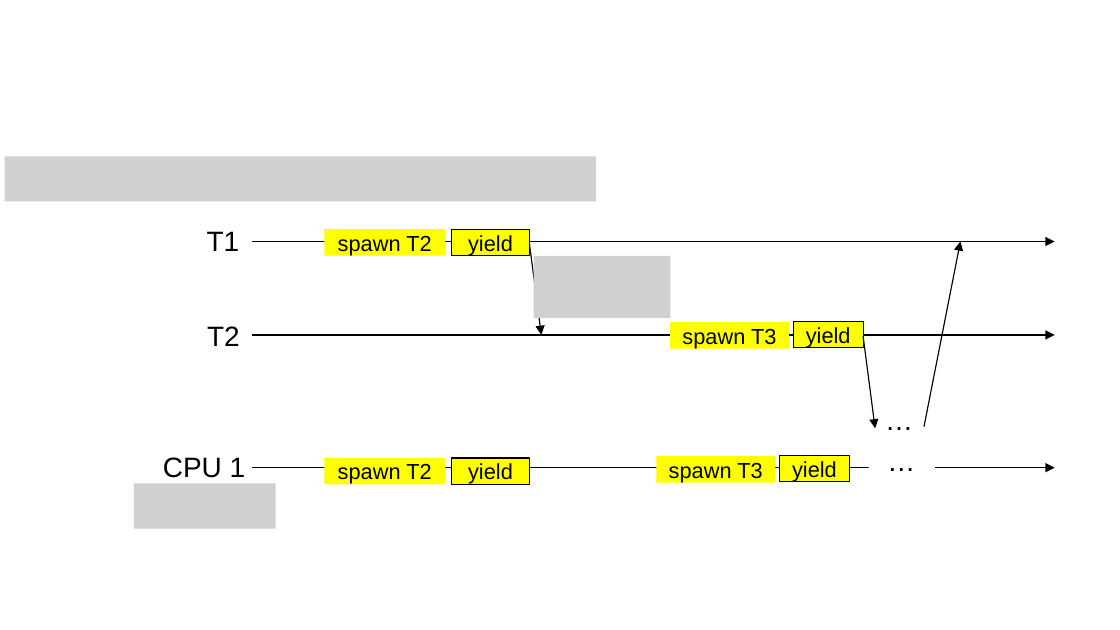
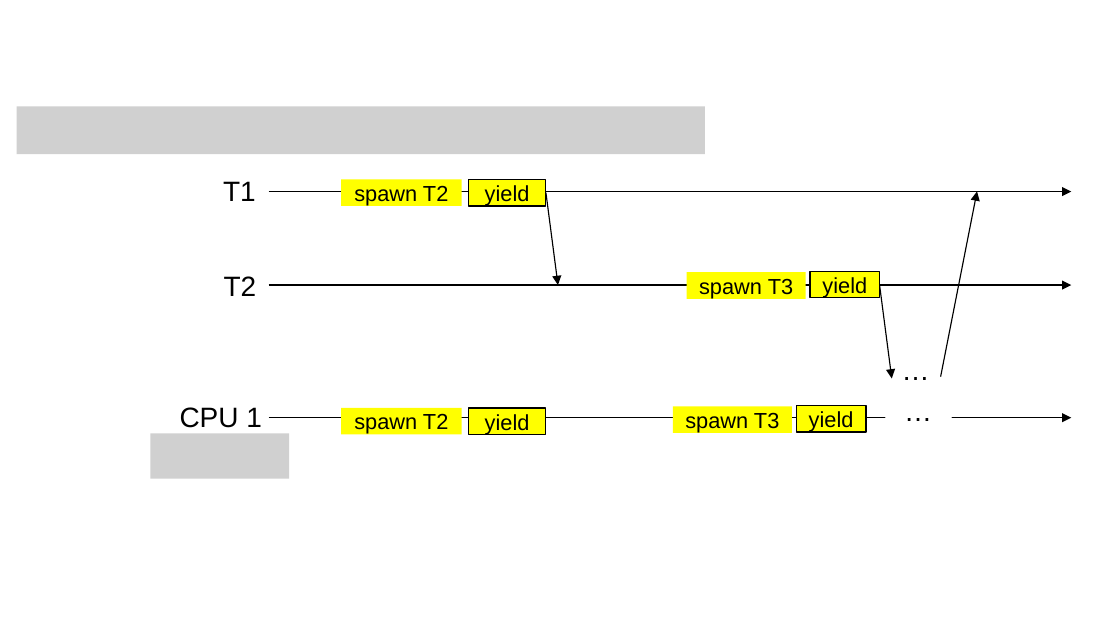
Before and after one commit to jieungkim/phd_thesis, a slide deck: slide 3 of figs/conlink/concurrent_linking.pptx (slide 23 before the commit). Drawn at 1120x630 pixels with LibreOffice and Linux fonts; fonts in the diff are those of the drawing; grey boxes stand for pictures. Boxes give left, top, right and bottom in pixels: in the first picture for what was removed or moved away, otherwise in the second. Text is boxed around its words. In the diff, an @@ line names an element or a change of style, - is before the commit and + after.

```diff
--- a/figs/conlink/concurrent_linking.pptx
+++ b/figs/conlink/concurrent_linking.pptx
@@ picture added at bbox=[17, 106, 704, 155] @@
@@ picture removed at bbox=[4, 157, 596, 202] @@
@@ arrow moved from (252, 335) - (1055, 335) to (269, 192) - (1072, 192) @@
@@ 8 rectangles, 4 arrows, 3 texts, 1 ellipse: place and size @@
-8 rectangles, 4 arrows, 3 texts, 1 ellipse at bbox=[163, 230, 1055, 485]
+8 rectangles, 4 arrows, 3 texts, 1 ellipse at bbox=[180, 179, 1072, 435]
@@ picture removed at bbox=[534, 255, 671, 318] @@
@@ arrow moved from (252, 242) - (1055, 242) to (269, 284) - (1072, 284) @@
@@ text "…": place and size @@
-text "…" at bbox=[877, 438, 927, 483]
+text "…" at bbox=[890, 347, 941, 392]
@@ text "…": place and size @@
-text "…" at bbox=[874, 396, 924, 441]
+text "…" at bbox=[893, 389, 943, 433]
@@ picture added at bbox=[150, 433, 289, 478] @@
@@ picture removed at bbox=[134, 484, 277, 529] @@
```
Also in this commit, not shown: 7 other slides changed, 23 slides removed, 16 other files.
